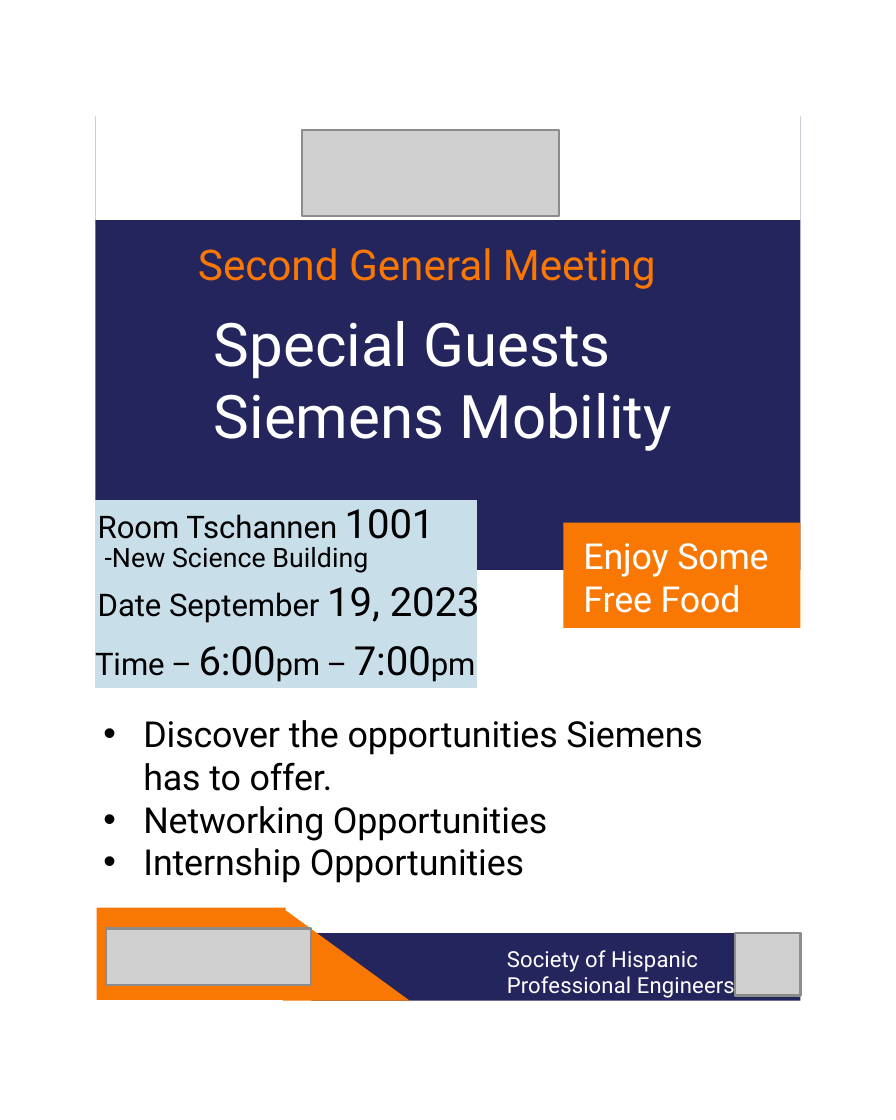
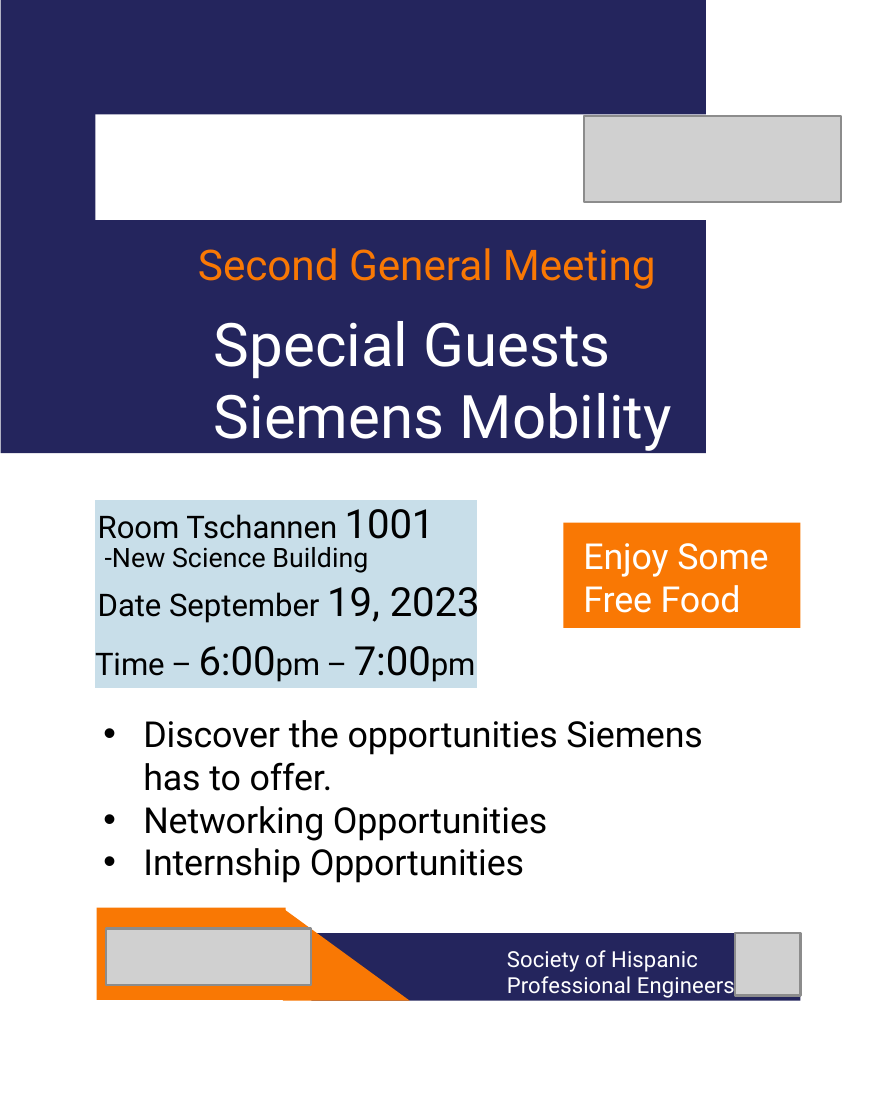
Before and after one commit to Rubeno24/SHPE, a slide deck: slide 3 of Shpe Flyers/SHPE2023Fliers.pptx. Drawn at 896x1120 pixels with LibreOffice and Linux fonts; fonts in the diff are those of the drawing; grey boxes stand for pictures. Boxes give left, top, right and bottom in pixels: in the first picture for what was removed or moved away, otherwise in the second. Text is boxed around its words. In the diff, an @@ line names an element or a change of style, - is before the commit and + after.

```diff
--- a/Shpe Flyers/SHPE2023Fliers.pptx
+++ b/Shpe Flyers/SHPE2023Fliers.pptx
@@ rectangle: place and size @@
-rectangle at <box>96,116,802,569</box>
+rectangle at <box>0,0,706,452</box>
@@ picture: place and size @@
-picture at <box>302,130,560,217</box>
+picture at <box>585,116,842,204</box>
```
Also in this commit, not shown: 3 other slides changed.
